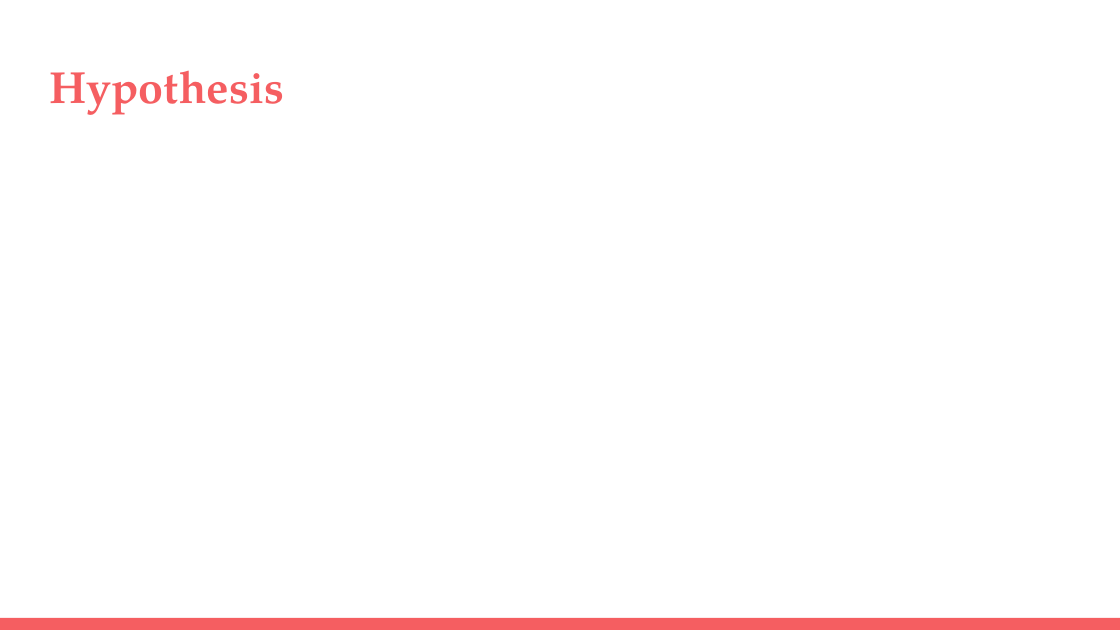
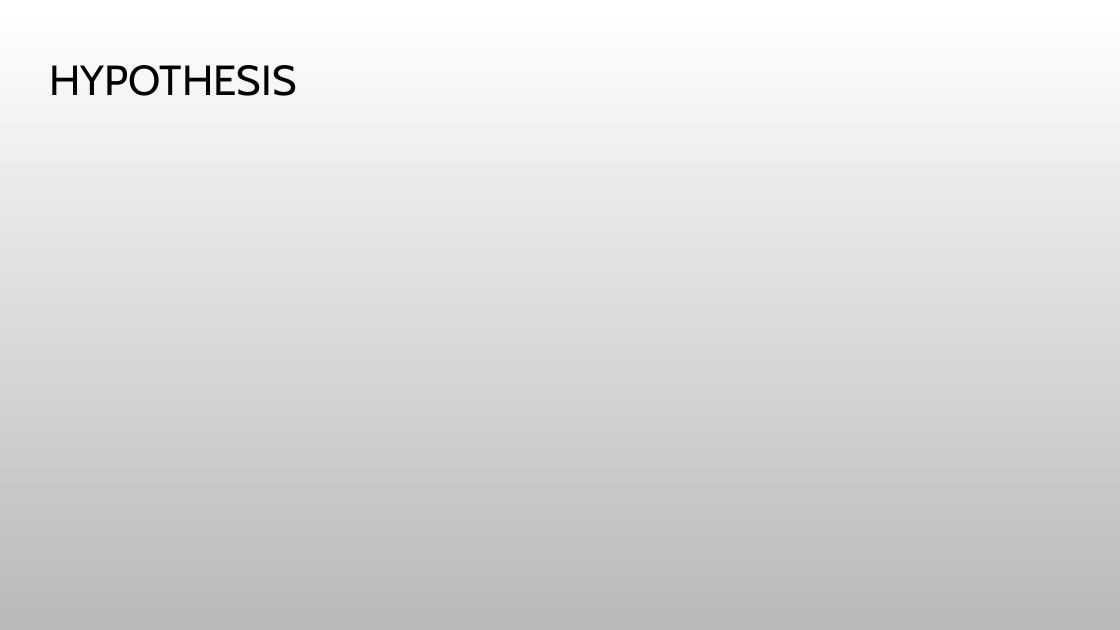
Before and after one commit to Almandiro/Rutgers_DS_Project_1, a slide deck: slide 6 of Correlative Signs of Atrial Fibrallation.pptx. Drawn at 1120x630 pixels with LibreOffice and Linux fonts; fonts in the diff are those of the drawing; background and template pictures are left out. Boxes give left, top, right and bottom in pixels: in the first picture for what was removed or moved away, otherwise in the second. Text is boxed around its words. In the diff, an @@ line names an element or a change of style, - is before the commit and + after.

```diff
--- a/Correlative Signs of Atrial Fibrallation.pptx
+++ b/Correlative Signs of Atrial Fibrallation.pptx
@@ background #FFFFFF to picture (left out) @@
@@ title at bbox=[49, 65, 296, 96]: text changed; size 28.8 to 27 pt; font TeX Gyre Pagella to Cabin; text colour #F55E61 to #000000; bold off @@
-Hypothesis
+HYPOTHESIS
@@ rectangle removed at bbox=[0, 618, 1120, 630] @@
```
Also in this commit, not shown: 7 other slides changed.
